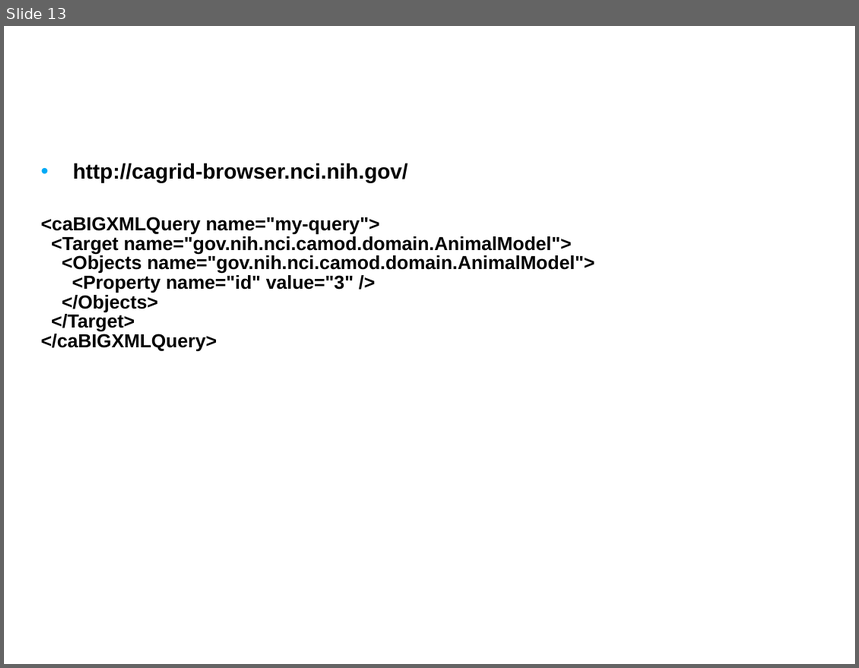
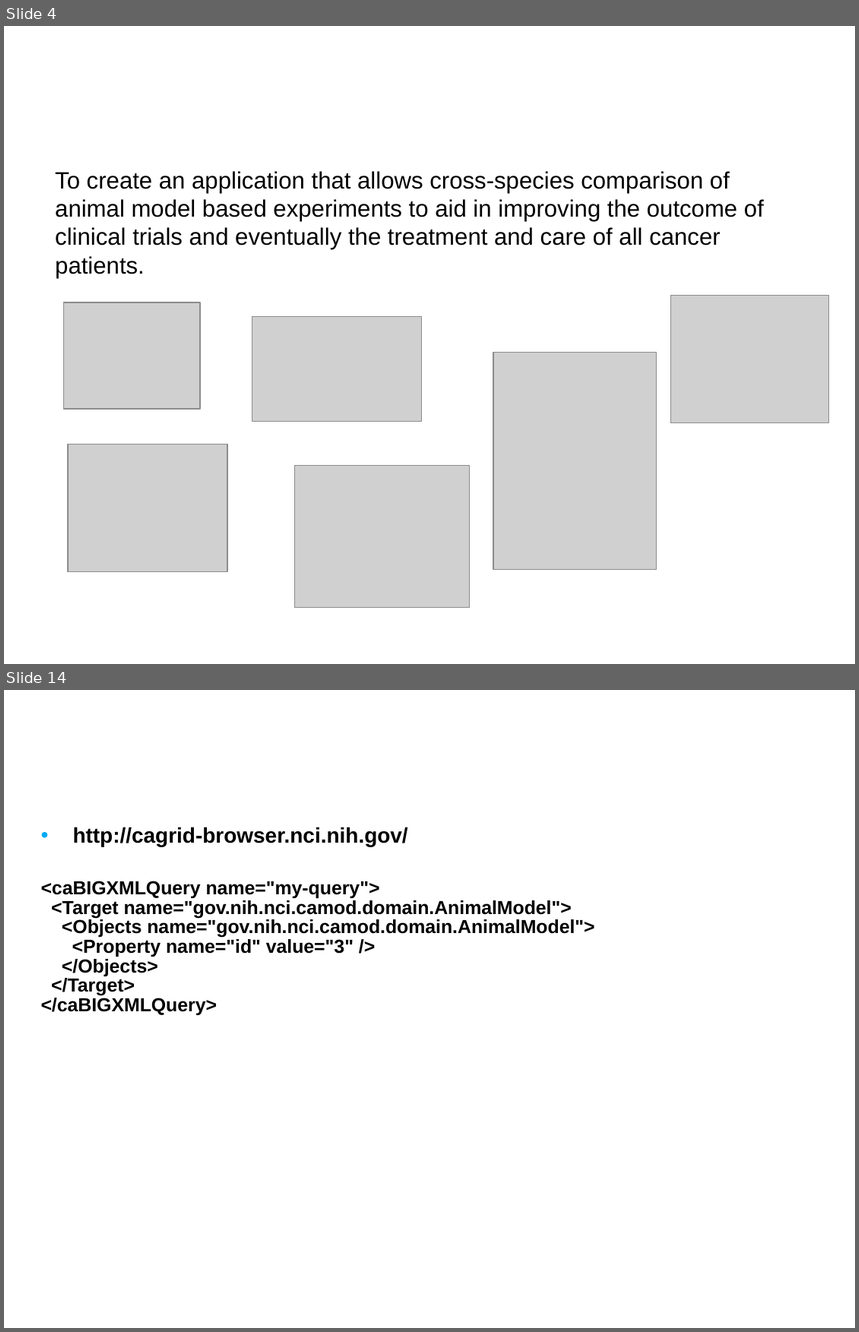
Before and after one commit to NCIP/camod-docs, a slide deck: CABIG compliance/caMOD 2.5 VCDE Submission/caMOD_Interoperability_Review_2009.ppt. Shown one above the other, each under a label of ours: slide 13 before the commit, slides 4 and 14 after it; the slides between them are not shown. The pictures are 859x668 and 859x1332 pixels, drawn with LibreOffice and Linux fonts; fonts in the diff are those of the drawing; grey boxes stand for pictures; background and template pictures are left out. Boxes give left, top, right and bottom in pixels: in the first picture for what was removed or moved away, otherwise in the second. Text is boxed around its words. In the diff, an @@ line names an element or a change of style, - is before the commit and + after.

```diff
--- a/CABIG compliance/caMOD 2.5 VCDE Submission/caMOD_Interoperability_Review_2009.ppt
+++ b/CABIG compliance/caMOD 2.5 VCDE Submission/caMOD_Interoperability_Review_2009.ppt
@@ slide 4 added at bbox=[4, 26, 855, 664], background picture (left out) @@
@@ title added at bbox=[47, 40, 819, 147], 24 pt, text #FFFFFF, bold @@
+Vision
@@ text added at bbox=[55, 171, 764, 278], 20 pt, text #000000 @@
+To create an application that allows cross-species comparison of animal model based experiments to aid in improving the outcome of clinical trials and eventually the treatment and care of all cancer patients.
@@ picture added at bbox=[671, 296, 829, 423] @@
@@ picture added at bbox=[63, 303, 200, 409] @@
@@ picture added at bbox=[253, 317, 422, 422] @@
@@ picture added at bbox=[493, 352, 657, 569] @@
@@ picture added at bbox=[68, 445, 228, 572] @@
@@ picture added at bbox=[295, 466, 470, 608] @@
@@ what was slide 13 is now slide 14 @@
```
Also in this commit, not shown: 6 slides changed, 5 other slides added, 6 slides removed.
